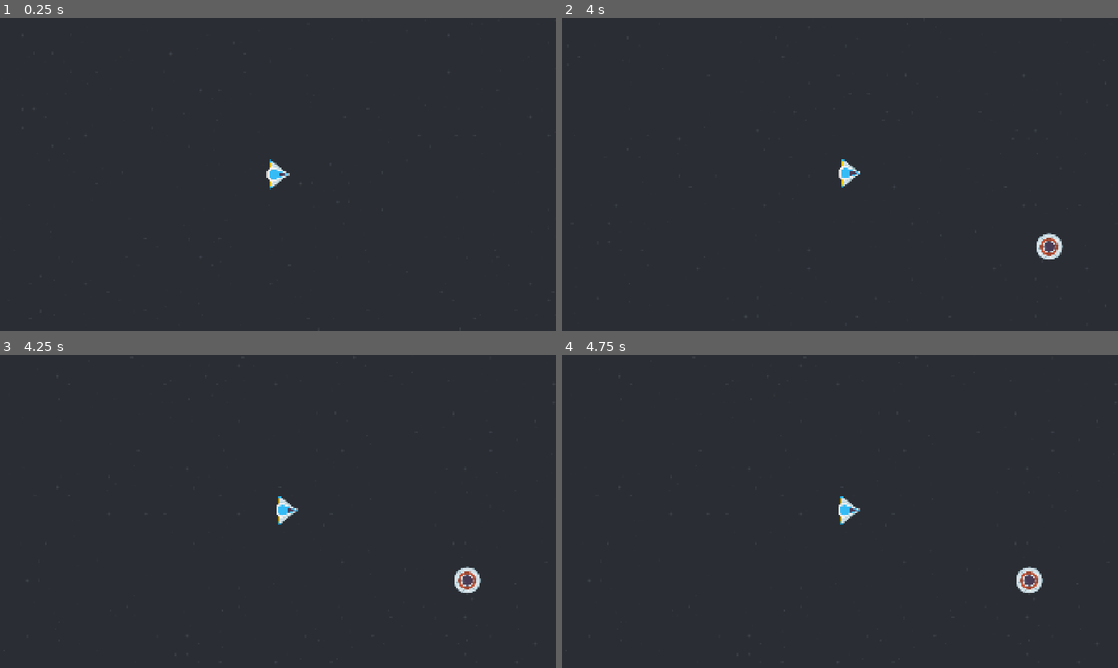
Above: before the commit, frames 1-4 (two rows, left to right).
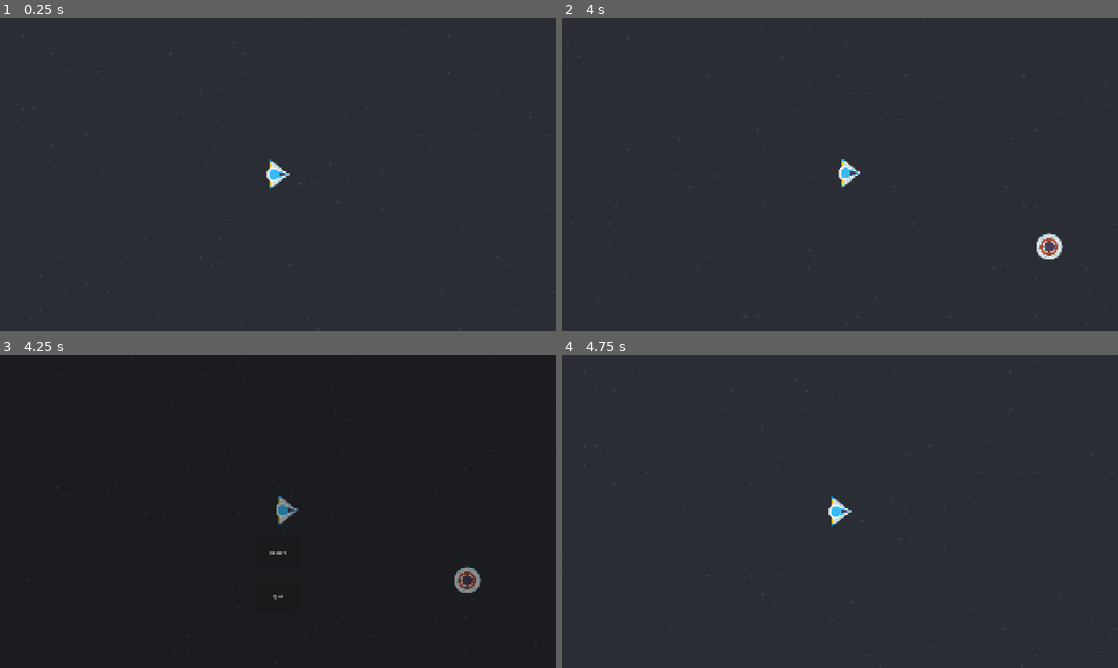
Above: after the commit, the same moments.

Repository: two-sticks-and-a-rock/space-arcade
Game: Godot game, scene res://scenes/main.tscn
Same seed, same stepped clock (60 frames per second), same inputs: the game is played once before the commit and once after it.
Inputs (mouse positions are in pixels of both pictures, inside the frame that each line leads up to):
- Up to frame 1 (0.25 s): no input
- Up to frame 2 (4 s): tap Enter at 0.5 s; move the mouse to (962, 158) at 0.52 s; press the mouse at (962, 158) at 0.53 s; tap Space at 1.25 s; move the mouse to (728, 190) at 1.27 s; release the mouse at (728, 190) at 1.28 s; tap 1 (linear) at 1.35 s; move the mouse to (895, 105) at 2.02 s; tap 3 (pow) at 2.1 s; move the mouse to (812, 237) at 2.77 s; tap 2 (sqrt) at 2.85 s; move the mouse to (1006, 221) at 3.52 s; press the mouse at (1006, 221) at 3.53 s
- Up to frame 3 (4.25 s): tap Escape (pause) at 4.15 s
- Up to frame 4 (4.75 s): release the mouse at (1006, 558) at 4.25 s; click (840, 552) at 4.25 s, where only the run after the commit has a clickable "Restart"

Frames 1-2 are identical in both runs. In frame 3, 0.7% of the frame differs, in the area x 4-100%, y 0-99%; in frame 4, 0.6%.

Commit message:
handle quit and restart from menu

Diff:
--- a/scenes/main.tscn
+++ b/scenes/main.tscn
@@ -38,5 +38,6 @@
 wait_time = 0.5
 
 [node name="Menu" parent="." unique_id=1623096271 instance=ExtResource("5_tbgi4")]
+visible = false
 
 [connection signal="timeout" from="EnemyTimer" to="." method="_on_enemy_timer_timeout"]
--- a/scenes/menu.gd
+++ b/scenes/menu.gd
@@ -5,4 +5,11 @@
 
 func _input(_event: InputEvent) -> void:
 	if Input.is_action_pressed("pause"):
+		visible = !visible
 		get_tree().paused = !get_tree().paused
+
+func _on_quit_pressed():
+	get_tree().quit()
+
+func _on_restart_pressed():
+	get_tree().reload_current_scene()
--- a/scenes/menu.tscn
+++ b/scenes/menu.tscn
@@ -5,3 +5,39 @@
 [node name="Menu" type="CanvasLayer" unique_id=1623096271]
 process_mode = 3
 script = ExtResource("1_yqeox")
+
+[node name="ColorRect" type="ColorRect" parent="." unique_id=881179686]
+offset_right = 1919.0
+offset_bottom = 1083.0
+color = Color(0, 0, 0, 0.36862746)
+
+[node name="restart" type="Button" parent="." unique_id=894199735]
+anchors_preset = 8
+anchor_left = 0.5
+anchor_top = 0.5
+anchor_right = 0.5
+anchor_bottom = 0.5
+offset_left = -81.0
+offset_top = 86.0
+offset_right = 81.0
+offset_bottom = 196.0
+grow_horizontal = 2
+grow_vertical = 2
+text = "Restart"
+
+[node name="quit" type="Button" parent="." unique_id=1931921609]
+anchors_preset = 8
+anchor_left = 0.5
+anchor_top = 0.5
+anchor_right = 0.5
+anchor_bottom = 0.5
+offset_left = -81.0
+offset_top = 238.0
+offset_right = 81.0
+offset_bottom = 348.0
+grow_horizontal = 2
+grow_vertical = 2
+text = "Quit"
+
+[connection signal="pressed" from="restart" to="." method="_on_restart_pressed"]
+[connection signal="pressed" from="quit" to="." method="_on_quit_pressed"]
